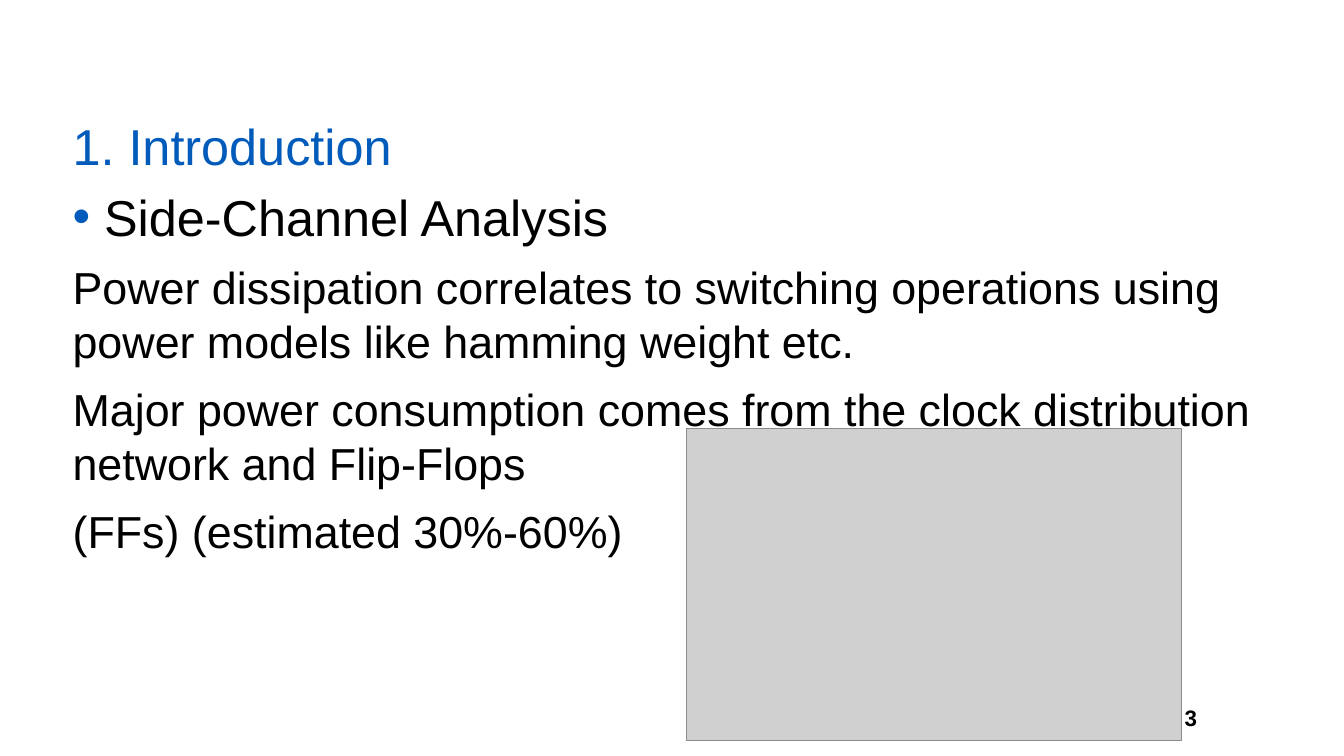
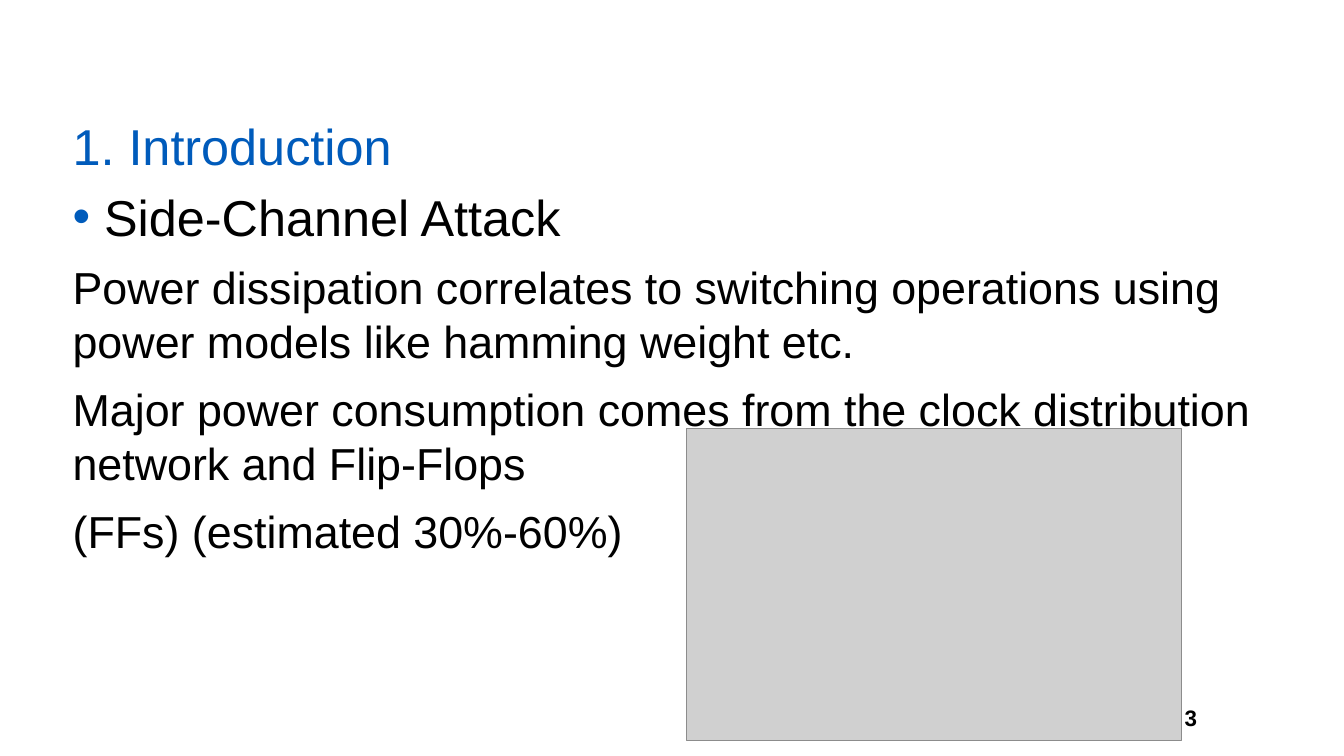
Before and after one commit to yberlin/hello-world, a slide deck: slide 3 of asianhost pre/FPL.pptx. Drawn at 1344x756 pixels with LibreOffice and Linux fonts; fonts in the diff are those of the drawing; grey boxes stand for pictures; background and template pictures are left out. Boxes give left, top, right and bottom in pixels: in the first picture for what was removed or moved away, otherwise in the second. Text is boxed around its words. In the diff, an @@ line names an element or a change of style, - is before the commit and + after.

```diff
--- a/asianhost pre/FPL.pptx
+++ b/asianhost pre/FPL.pptx
@@ text at <box>104,199,561,237</box>: text changed @@
-• Side-Channel Analysis
+• Side-Channel Attack
```
Also in this commit, not shown: 3 other slides changed.
